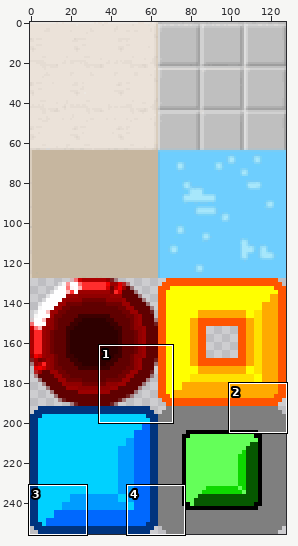
Sprite sheet, stored at Data/Image/Map/map_div.png. The first picture is a wide view before the edit; the outline marks the close-up.
Close-up. Old version:
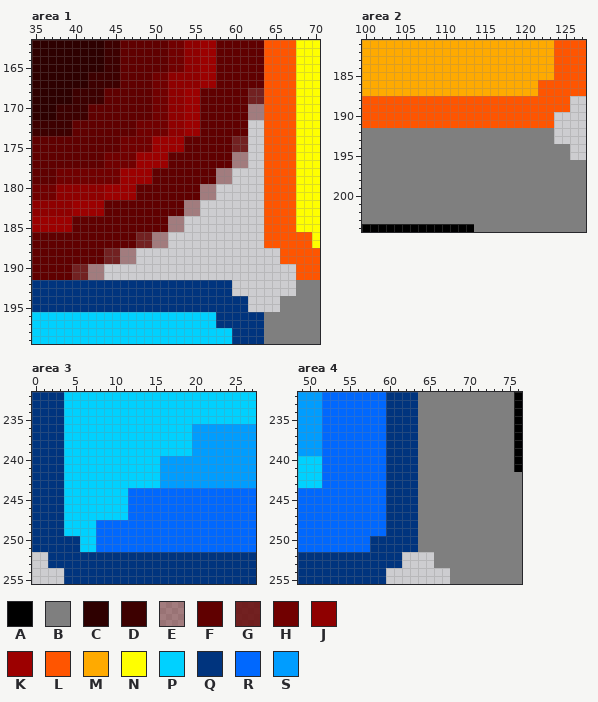
The file is 128x256 pixels. Colours within 5 levels of each other are drawn and written as one. Shown: area 1: x 35..70, y 162..199; area 2: x 100..127, y 181..204; area 3: x 0..27, y 232..255; area 4: x 49..76, y 232..255. The commit also changed other parts of the picture, which this record leaves out.
Palette (. is transparent): A #000000  B #7f7f7f  C #2e0000  D #3d0000  E #60000065  F #600000  G #610000d6  H #710000  J #8f0000  K #9c0000  L #ff5500  M #ffaa00  N #ffff00  P #00d1ff  Q #00347e  R #0068fe  S #009dff
Once edited:
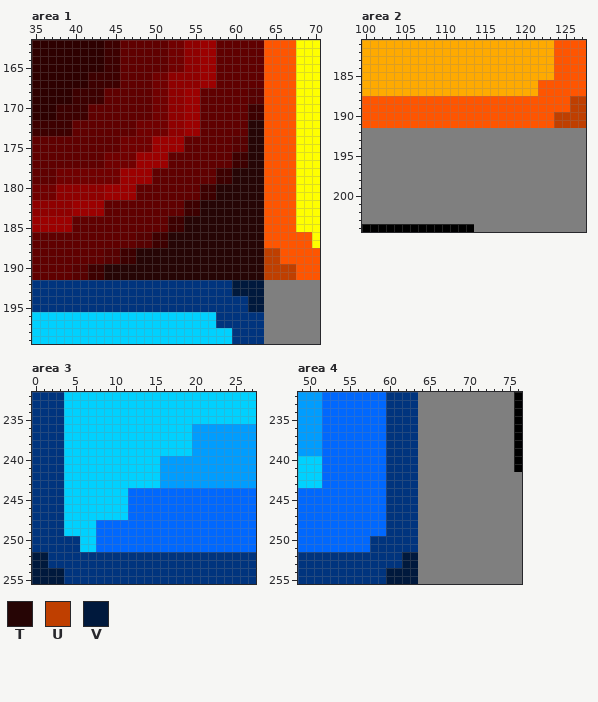
Colours new in this view: T #260505  U #bf3f00  V #00193d
The exact change:
Colour G changes from #610000d6 to #570101.
Area 1:
Colour B is added in rows 192 to 193 at x 64 to 67; in rows 194 to 195 at x 64 to 65.
Colour D replaces colour E in rows 170 to 171 at x 62 to 63; in rows 176 to 177 at x 60 to 61; in rows 178 to 179 at x 58 to 59; in rows 180 to 181 at x 56 to 57; in rows 182 to 183 at x 54 to 55; in rows 184 to 185 at x 52 to 53.
Colour D replaces colour E in rows 186 to 187 at x 50 to 51; in rows 188 to 189 at x 46 to 47; in rows 190 to 191 at x 42 to 43.
Colour T is added in rows 172 to 177 at x 62 to 63; in rows 178 to 179 at x 60 to 63; in rows 180 to 181 at x 58 to 63; in rows 182 to 183 at x 56 to 63; in rows 184 to 185 at x 54 to 63; in rows 186 to 187 at x 52 to 63.
Colour T is added in rows 188 to 189 at x 48 to 63; in rows 190 to 191 at x 44 to 63.
Colour U is added in rows 188 to 189 at x 64 to 65; in rows 190 to 191 at x 64 to 67.
Colour V is added in rows 192 to 193 at x 60 to 63; in rows 194 to 195 at x 62 to 63.
Area 2:
Colour B is added in rows 192 to 193 at x 124 to 127; in rows 194 to 195 at x 126 to 127.
Colour U is added in rows 188 to 189 at x 126 to 127; in rows 190 to 191 at x 124 to 127.
Area 3:
Colour V is added in rows 252 to 253 at x 0 to 1; in rows 254 to 255 at x 0 to 3.
Area 4:
Colour B is added in rows 252 to 253 at x 64 to 65; in rows 254 to 255 at x 64 to 67.
Colour V is added in rows 252 to 253 at x 62 to 63; in rows 254 to 255 at x 60 to 63.
